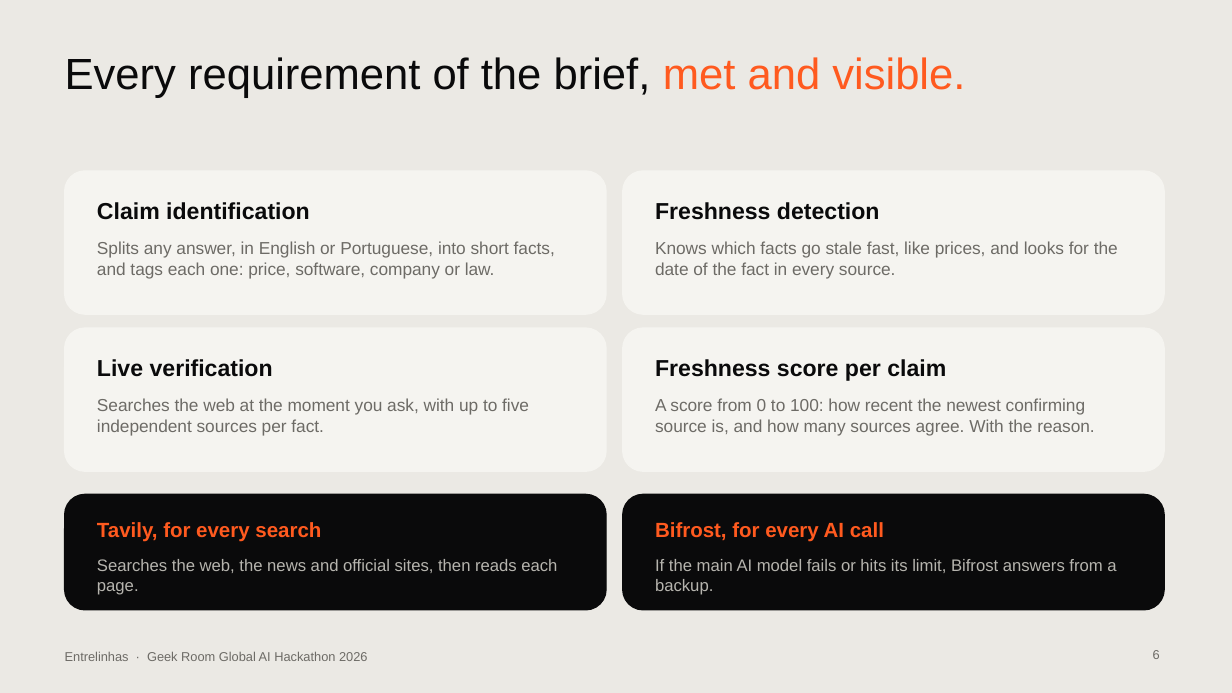
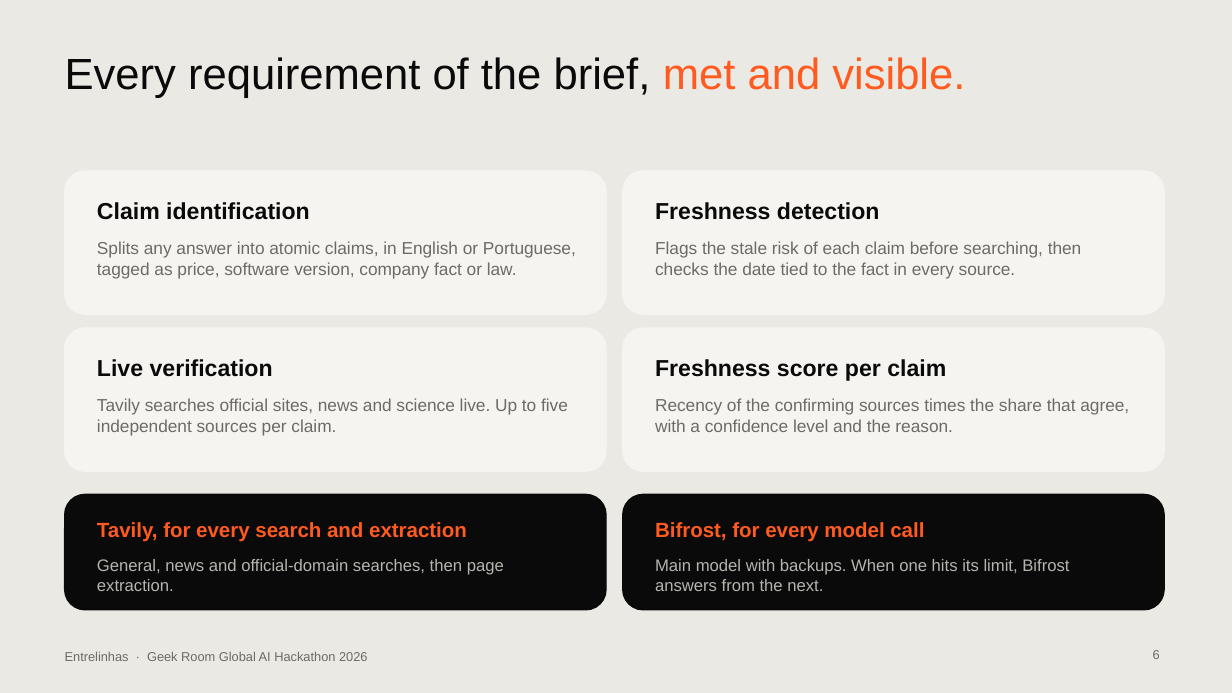
Before and after one commit to contatoalicecandido-lab/entrelinhas, a slide deck: slide 6 of submission/Entrelinhas_Pitch_Deck.pptx. Drawn at 1232x693 pixels with LibreOffice and Linux fonts; fonts in the diff are those of the drawing. Boxes give left, top, right and bottom in pixels: in the first picture for what was removed or moved away, otherwise in the second. Text is boxed around its words. In the diff, an @@ line names an element or a change of style, - is before the commit and + after.

```diff
--- a/submission/Entrelinhas_Pitch_Deck.pptx
+++ b/submission/Entrelinhas_Pitch_Deck.pptx
@@ text at <box>97,241,576,279</box>: text changed @@
-Splits any answer, in English or Portuguese, into short facts, and tags each one: price, software, company or law.
+Splits any answer into atomic claims, in English or Portuguese, tagged as price, software version, company fact or law.
@@ text at <box>655,241,1082,279</box>: text changed @@
-Knows which facts go stale fast, like prices, and looks for the date of the fact in every source.
+Flags the stale risk of each claim before searching, then checks the date tied to the fact in every source.
@@ text at <box>97,398,568,436</box>: text changed @@
-Searches the web at the moment you ask, with up to five independent sources per fact.
+Tavily searches official sites, news and science live. Up to five independent sources per claim.
@@ text at <box>655,398,1129,432</box>: text changed @@
-A score from 0 to 100: how recent the newest confirming source is, and how many sources agree. With the reason.
+Recency of the confirming sources times the share that agree, with a confidence level and the reason.
@@ text at <box>97,522,467,542</box>: text changed @@
-Tavily, for every search
+Tavily, for every search and extraction
@@ text at <box>655,522,924,542</box>: text changed @@
-Bifrost, for every AI call
+Bifrost, for every model call
@@ text at <box>97,559,504,591</box>: text changed @@
-Searches the web, the news and official sites, then reads each page.
+General, news and official-domain searches, then page extraction.
@@ text at <box>655,559,1069,591</box>: text changed @@
-If the main AI model fails or hits its limit, Bifrost answers from a backup.
+Main model with backups. When one hits its limit, Bifrost answers from the next.
```
Also in this commit, not shown: 13 other slides changed, 1 slide added, 1 slide removed, 2 other files.
